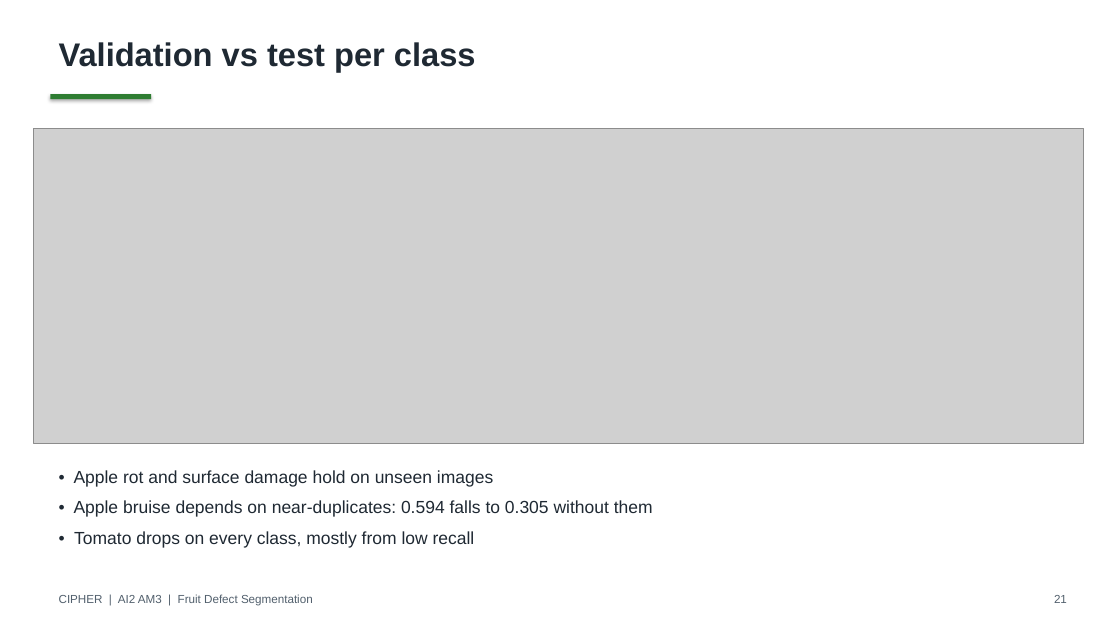
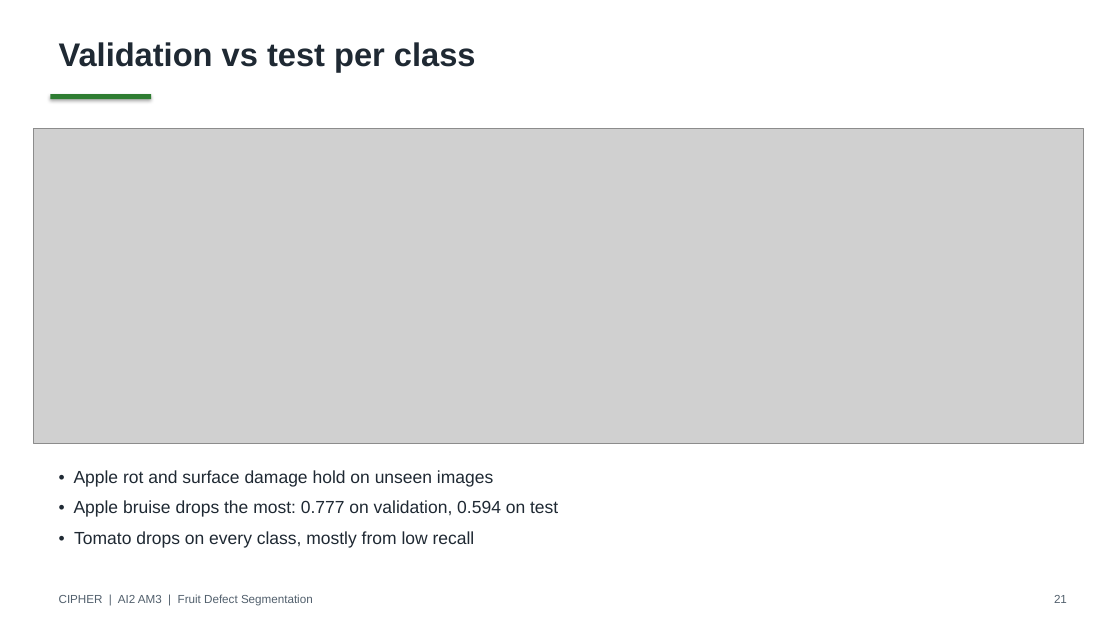
Before and after one commit to deangg/instancesegmentation, a slide deck: slide 21 of slides/CIPHER_AI2_Final_Defense.pptx. Drawn at 1120x630 pixels with LibreOffice and Linux fonts; fonts in the diff are those of the drawing; grey boxes stand for pictures. Boxes give left, top, right and bottom in pixels: in the first picture for what was removed or moved away, otherwise in the second. Text is boxed around its words. In the diff, an @@ line names an element or a change of style, - is before the commit and + after.

```diff
--- a/slides/CIPHER_AI2_Final_Defense.pptx
+++ b/slides/CIPHER_AI2_Final_Defense.pptx
@@ text at (74, 500, 558, 517): text changed @@
-• Apple bruise depends on near-duplicates: 0.594 falls to 0.305 without them
+• Apple bruise drops the most: 0.777 on validation, 0.594 on test
```
Also in this commit, not shown: 12 other slides changed, 1 slide removed, 7 other files.
